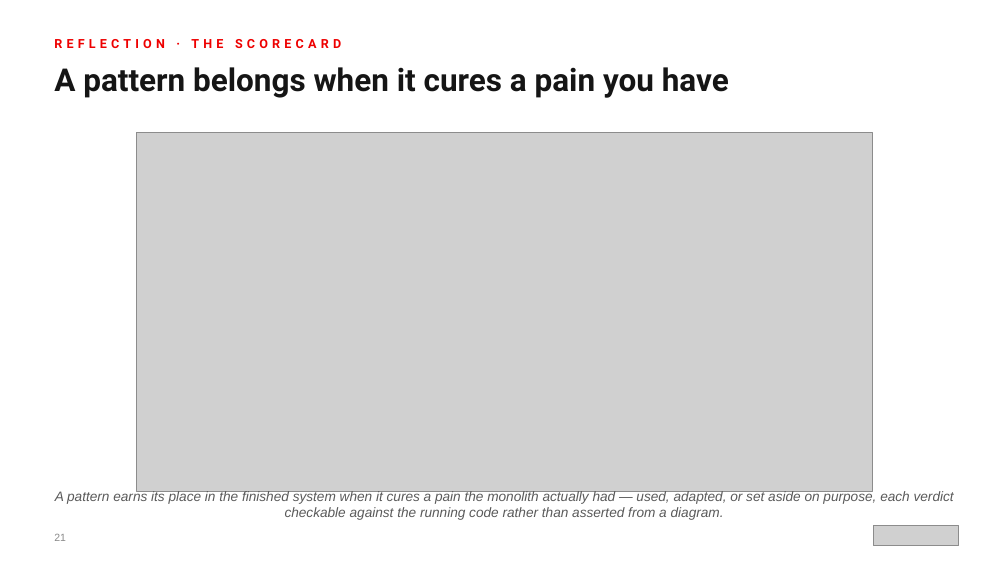
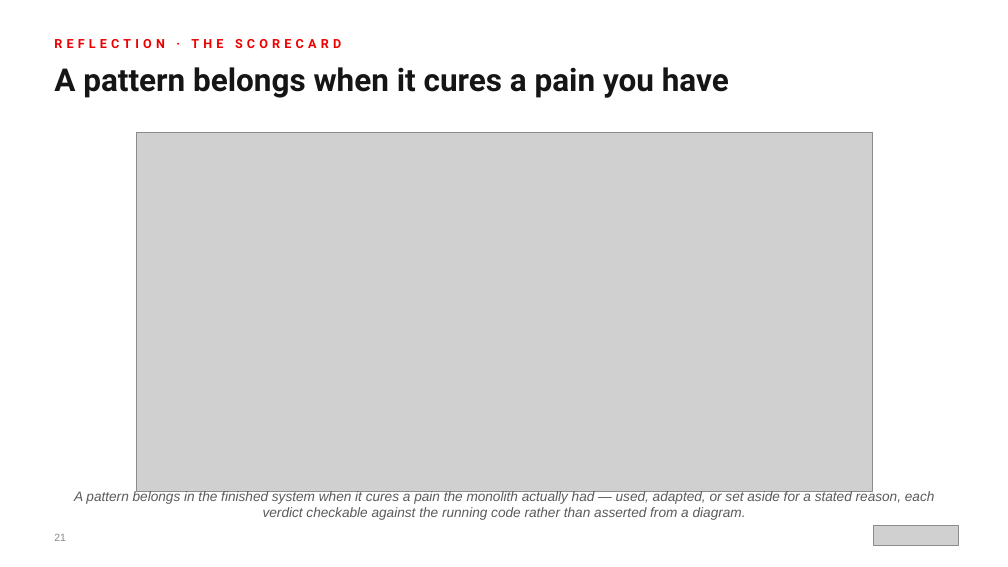
Before and after one commit to patterncatalyst/modernizing-enterprise-applications-python, a slide deck: slide 21 of presentation/modernizing-101/Modernizing_101-r1.0.pptx. Drawn at 1008x567 pixels with LibreOffice and Linux fonts; fonts in the diff are those of the drawing; grey boxes stand for pictures. Boxes give left, top, right and bottom in pixels: in the first picture for what was removed or moved away, otherwise in the second. Text is boxed around its words. In the diff, an @@ line names an element or a change of style, - is before the commit and + after.

```diff
--- a/presentation/modernizing-101/Modernizing_101-r1.0.pptx
+++ b/presentation/modernizing-101/Modernizing_101-r1.0.pptx
@@ text at (74,490,935,520): text changed @@
-A pattern earns its place in the finished system when it cures a pain the monolith actually had — used, adapted, or set aside on purpose, each verdict checkable against the running code rather than asserted from a diagram.
+A pattern belongs in the finished system when it cures a pain the monolith actually had — used, adapted, or set aside for a stated reason, each verdict checkable against the running code rather than asserted from a diagram.
```
Also in this commit, not shown: 2 other slides changed, 3 other files.
